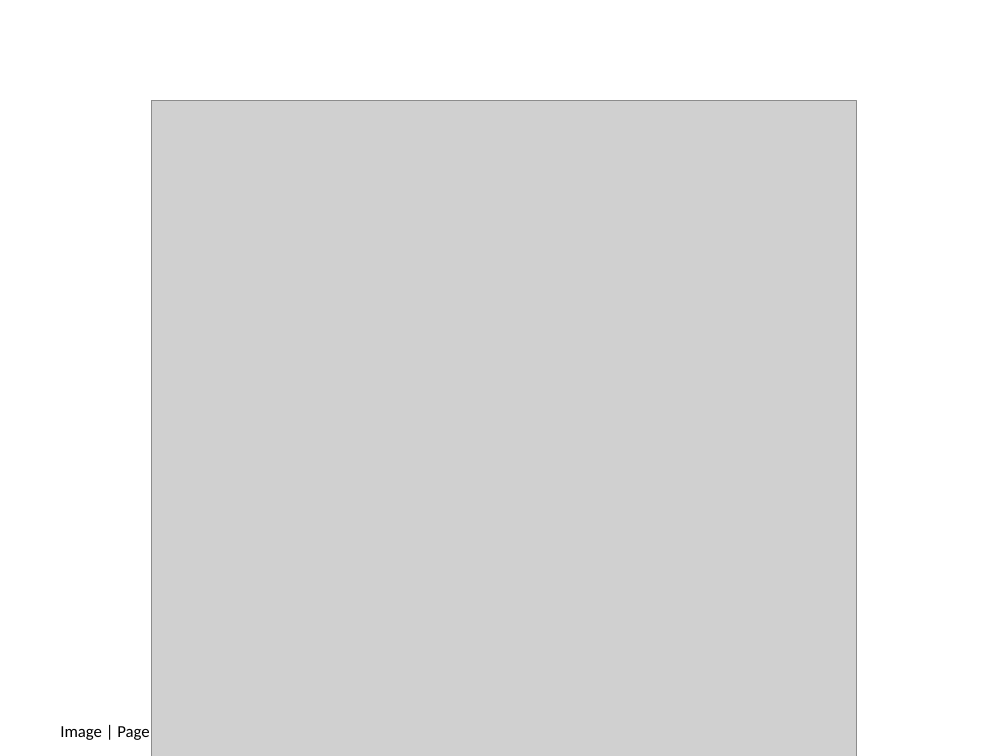
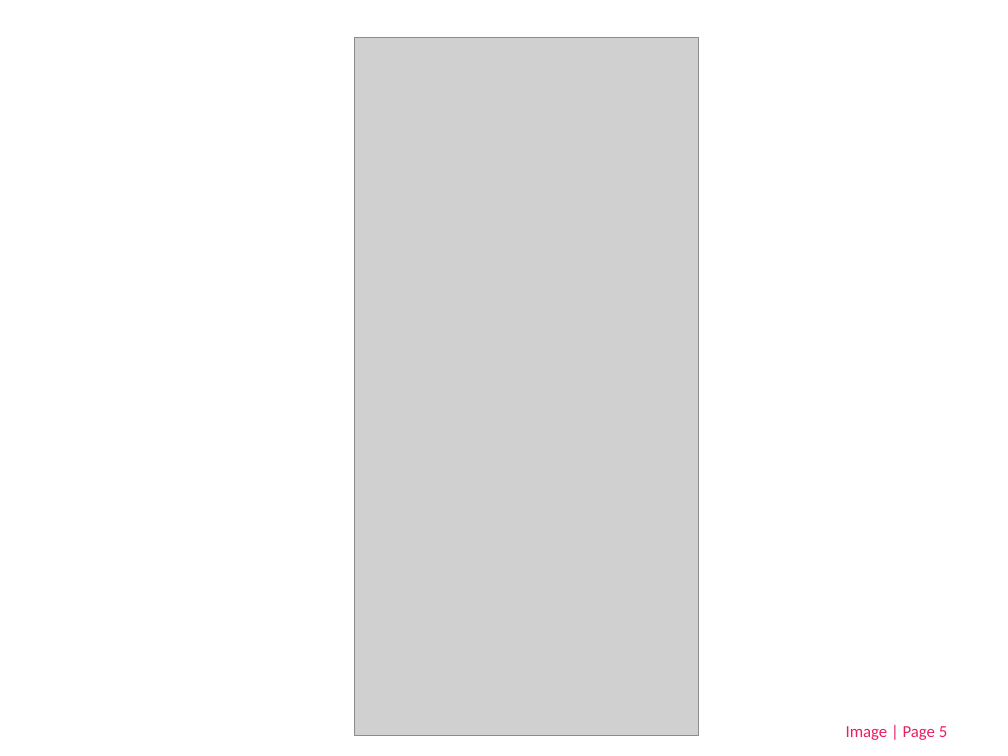
Before and after one commit to Lbelus/CRM_OSINT_COURSE, a slide deck: slide 5 of SWE_essentials/SWE_essentials_fr.pptx. Drawn at 1008x756 pixels with LibreOffice and Linux fonts; fonts in the diff are those of the drawing; grey boxes stand for pictures. Boxes give left, top, right and bottom in pixels: in the first picture for what was removed or moved away, otherwise in the second. Text is boxed around its words. In the diff, an @@ line names an element or a change of style, - is before the commit and + after.

```diff
--- a/SWE_essentials/SWE_essentials_fr.pptx
+++ b/SWE_essentials/SWE_essentials_fr.pptx
@@ picture: place and size @@
-picture at (151, 101, 857, 756)
+picture at (354, 37, 698, 736)
@@ text "Image | Page 5" at (846, 726, 947, 740): text colour #000000 to #E91D63 @@
```
Also in this commit, not shown: 81 other slides changed, 1 other file.
